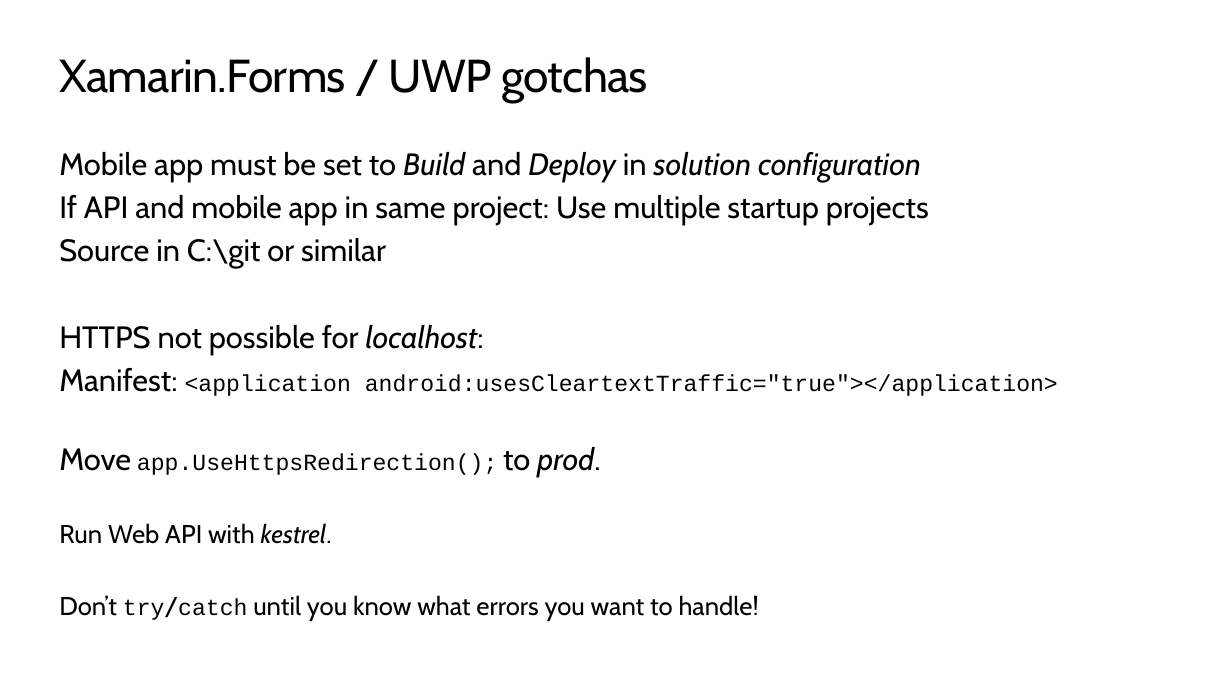
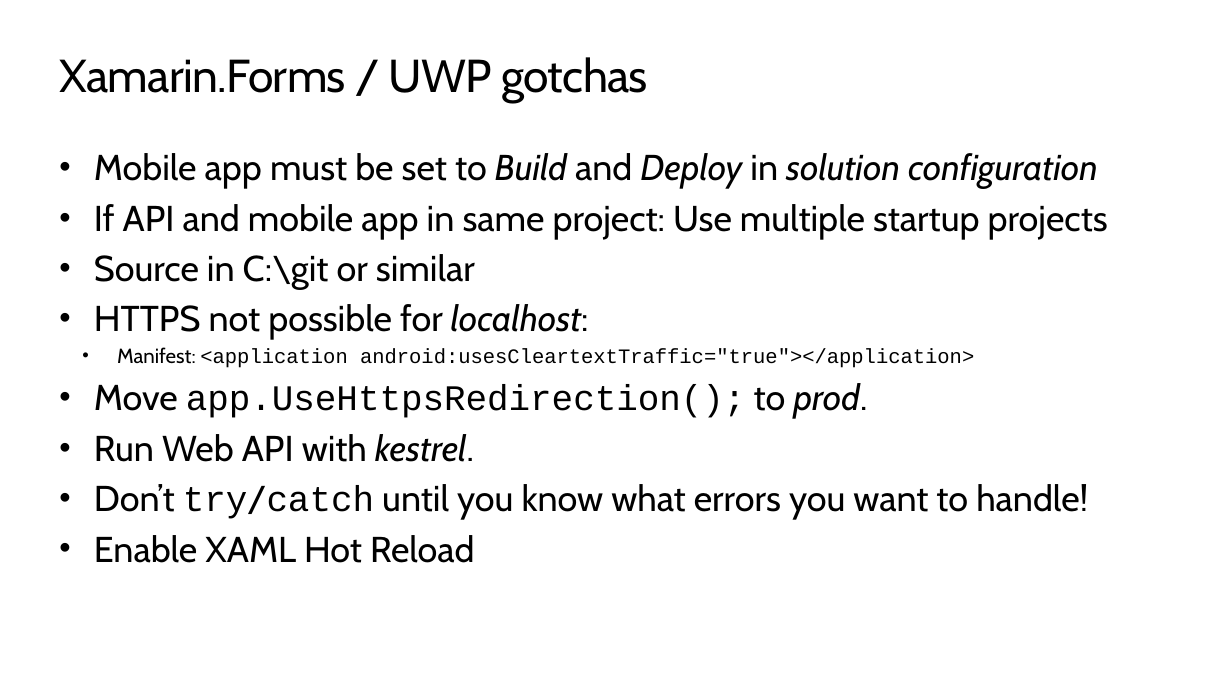
Before and after one commit to ondfisk/BDSA2019, a slide deck: slide 20 of Slides/Lecture10 - Apps and XAML, UWP and Xamarin.Forms.pptx. Drawn at 1232x693 pixels with LibreOffice and Linux fonts; fonts in the diff are those of the drawing; background and template pictures are left out. Boxes give left, top, right and bottom in pixels: in the first picture for what was removed or moved away, otherwise in the second. Text is boxed around its words. In the diff, an @@ line names an element or a change of style, - is before the commit and + after.

```diff
--- a/Slides/Lecture10 - Apps and XAML, UWP and Xamarin.Forms.pptx
+++ b/Slides/Lecture10 - Apps and XAML, UWP and Xamarin.Forms.pptx
@@ text at box(94, 153, 1108, 520): size 24 to 28 pt in "Mobile app must be set to Build ...", "If API and mobile app in same ...", "Source in C:\git or similar", "HTTPS not possible for localhost:" and 1 more places; size 24 to 16 pt in "Manifest:"; size 18 to 16 pt in "<application android:usesCleartextTraffic="true"></applicati ..."; size 18 to 28 pt in "app.UseHttpsRedirection();", "try/catch"; size 20 to 28 pt in "Run Web API with kestrel.", "Don’t try/catch until you know what errors ..."; bullet none to •; list level 1 to 2 in "Manifest: <application android:usesCleartextTraffic="true">< ..."; more space between paragraphs @@
@@ text at box(94, 535, 475, 563): paragraph added @@
+• Enable XAML Hot Reload
```
Also in this commit, not shown: 12 other files.
